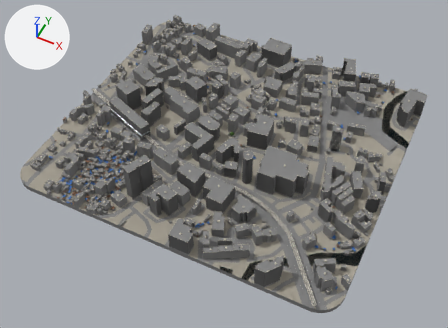
What one commit did to the glTF model media/flipkart-andheri/world/d/723-avenue.glb.
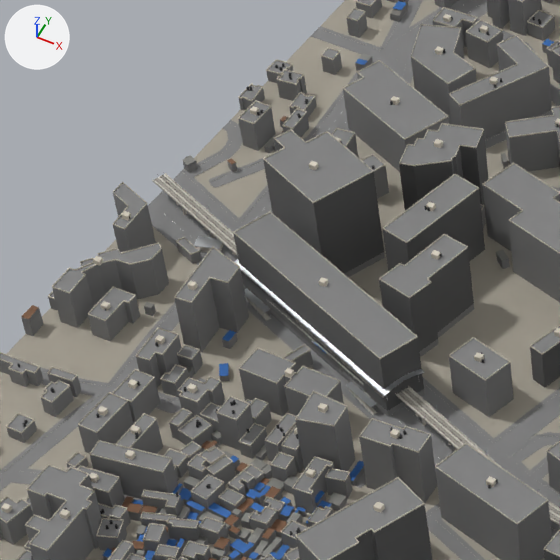
Each version is shown whole from a 50 mm camera at (496.0, -1039.0, 1175.0) aimed at (16.0, -78.0, -25.0), then close up on the part from 13% to 40% of the width and 15% to 53% of the height. Lighting does not change. The marker at upper left points along +X, +Y and +Z. The first two pictures are the older version. Where no turn or scale is listed for an object, it has been applied to the vertices. Vertices at exactly the same position are counted once.

Objects in the first close-up: 'context', 'ground', 'metro', 'rooftops', 'stations' and 1 more.
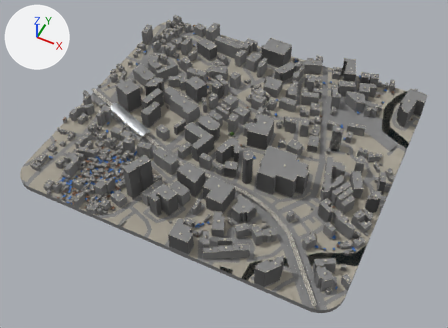
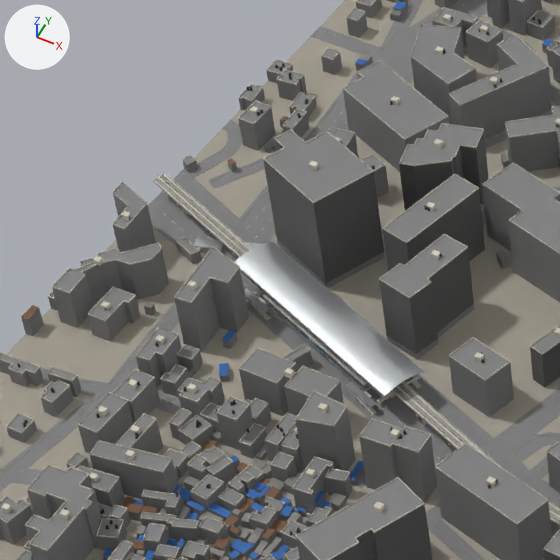
Boxes (x1, y1, x2, y2) around the edits, measured in the close-ups (560 x 560 px):
part 1 of me_context, deleted: before (233, 212, 425, 416)
part 2 of me_ground, cut back (mostly hidden): before (405, 378, 494, 448); after (394, 374, 494, 448)
'stations', unchanged, uncovered by the edit: before (235, 259, 425, 415); after (235, 241, 425, 415)

The change, as a list of edits to the scene's bpy script:
```text
Change me_context:
    used by ob_context; location = (0.0, 0.0, 49.5)
    remove me_context.from_pydata(...)  # 20380 vertices, 30376 faces; spans x -426.0..426.0, y -380.0..380.0, z -50.0..50.0
    add me_context.from_pydata(...)  # 20348 vertices, 30324 faces; spans x -426.0..426.0, y -380.0..380.0, z -50.0..50.0
    me_context part 1: the loose piece of 24 vertices spanning x -332.0..-191.0, y -122.0..-47.0, z -50.0..-3.0 is deleted
    other edits to the shape of me_context do not show in these pictures
Change me_ground:
    used by ob_ground; location = (0.0, 0.0, 0.1)
    remove me_ground.from_pydata(...)  # 14090 vertices, 19518 faces; spans x -426.0..426.0, y -380.0..380.0, z 0.0
    add me_ground.from_pydata(...)  # 14057 vertices, 19484 faces; spans x -426.0..426.0, y -380.0..380.0, z 0.0
    me_ground part 2
    33 vertices are removed from x -328.0..-195.0, y -111.0..-55.0, z 0.0
    72 faces are deleted
    29 new faces join them, mat_pavers (grey #818181)
    9 new faces join them, mat_kerb (grey #beb9ac)
```
